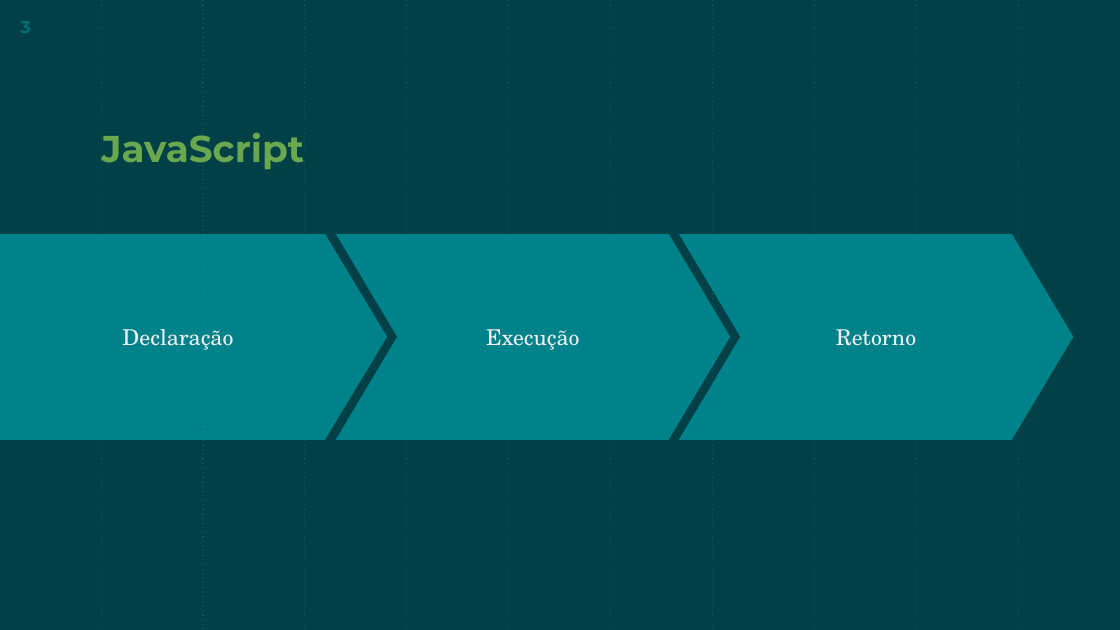
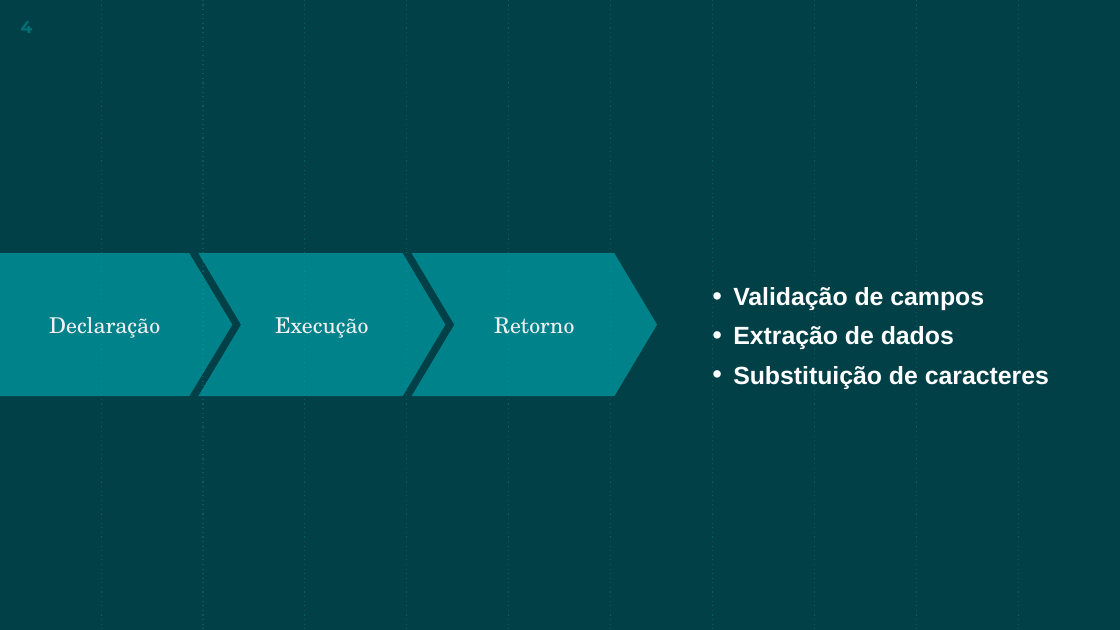
Before and after one commit to JonyAlan/regex, a slide deck: slide 4 of Regex.pptx (slide 3 before the commit). Drawn at 1120x630 pixels with LibreOffice and Linux fonts; fonts in the diff are those of the drawing. Boxes give left, top, right and bottom in pixels: in the first picture for what was removed or moved away, otherwise in the second. Text is boxed around its words. In the diff, an @@ line names an element or a change of style, - is before the commit and + after.

```diff
--- a/Regex.pptx
+++ b/Regex.pptx
@@ title removed at bbox=[101, 133, 304, 169] @@
-JavaScript
@@ pentagon arrow "Declaração": place and size @@
-pentagon arrow "Declaração" at bbox=[0, 234, 388, 440]
+pentagon arrow "Declaração" at bbox=[0, 253, 233, 396]
@@ chevron "Execução": place and size @@
-chevron "Execução" at bbox=[336, 234, 730, 440]
+chevron "Execução" at bbox=[198, 253, 445, 396]
@@ chevron "Retorno": place and size @@
-chevron "Retorno" at bbox=[679, 234, 1073, 440]
+chevron "Retorno" at bbox=[412, 253, 657, 396]
@@ text added at bbox=[733, 287, 1049, 389], 16 pt, text #FFFFFF, bold @@
+• Validação de campos
+• Extração de dados
+• Substituição de caracteres
```
Also in this commit, not shown: 8 other slides changed, 9 slides added, 14 slides removed.
